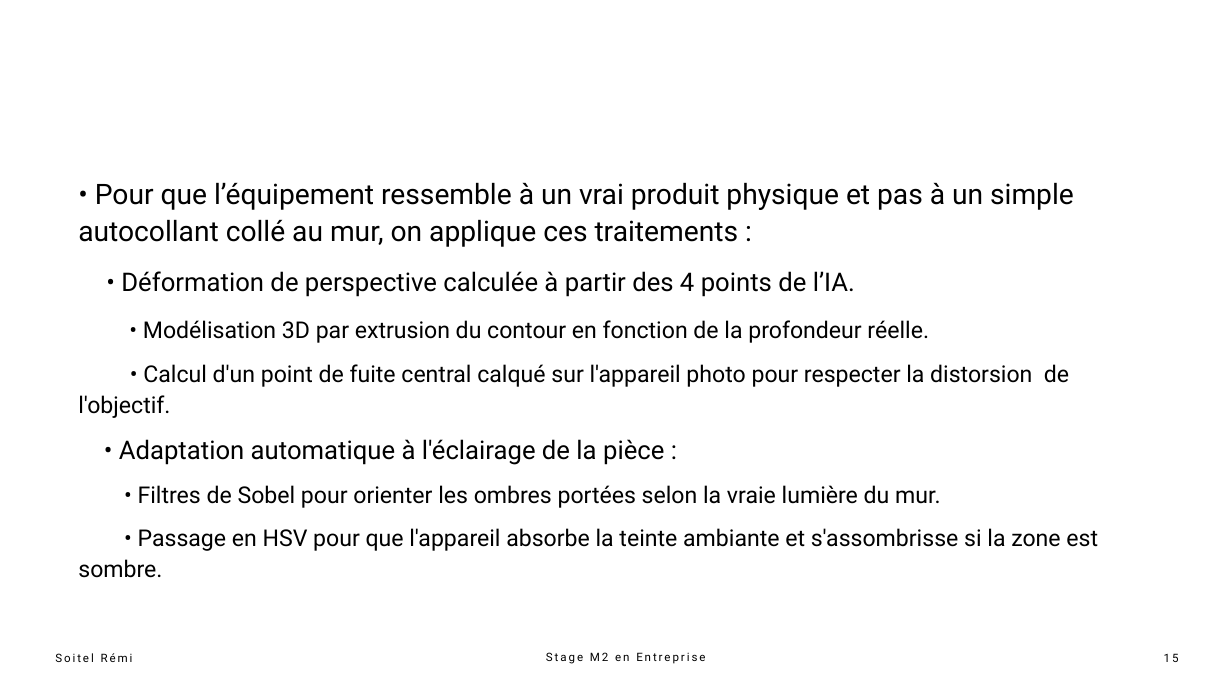
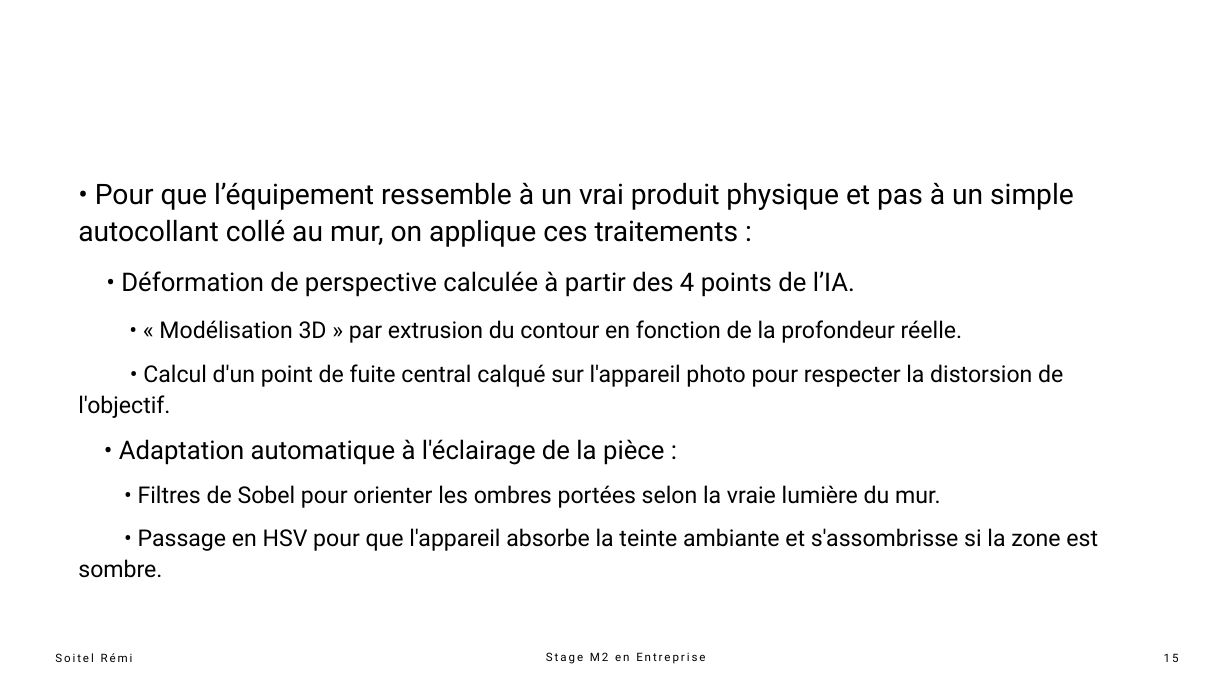
Before and after one commit to UnderBattle/projet_stage_m2, a slide deck: slide 15 of presentation_stage_m2_soitel_remi.pptx. Drawn at 1232x693 pixels with LibreOffice and Linux fonts; fonts in the diff are those of the drawing. Boxes give left, top, right and bottom in pixels: in the first picture for what was removed or moved away, otherwise in the second. Text is boxed around its words. In the diff, an @@ line names an element or a change of style, - is before the commit and + after.

```diff
--- a/presentation_stage_m2_soitel_remi.pptx
+++ b/presentation_stage_m2_soitel_remi.pptx
@@ text at (x1=159, y1=320, x2=963, y2=343): text changed @@
-3. • Modélisation 3D par extrusion du contour en fonction de la profondeur réelle.
+3. • « Modélisation 3D » par extrusion du contour en fonction de la profondeur réelle.
```
Also in this commit, not shown: 5 other slides changed, 4 other files.
